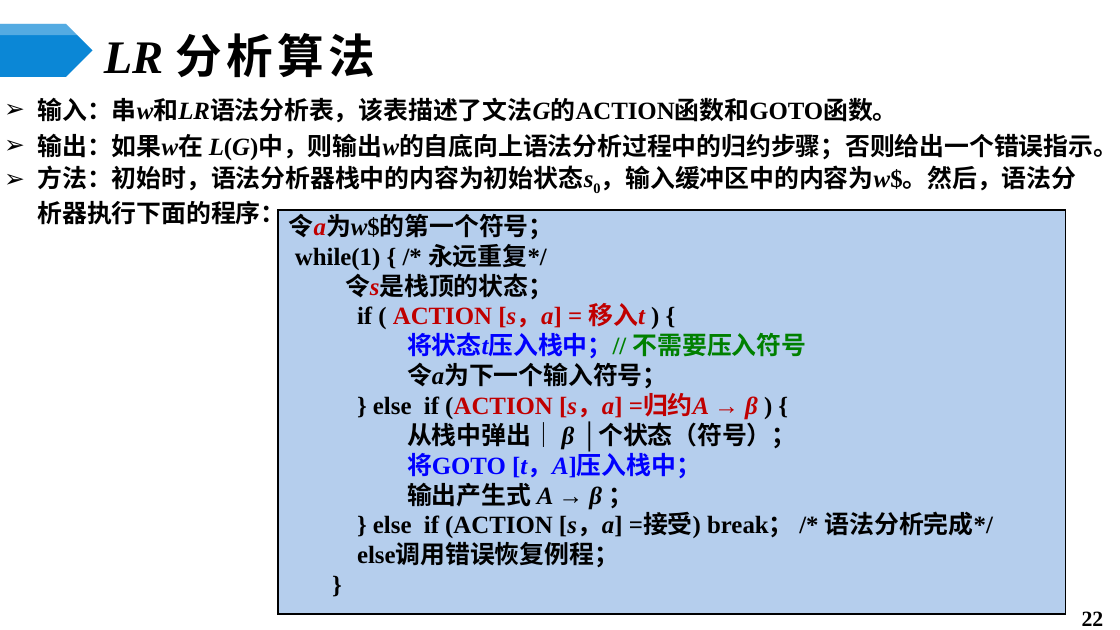
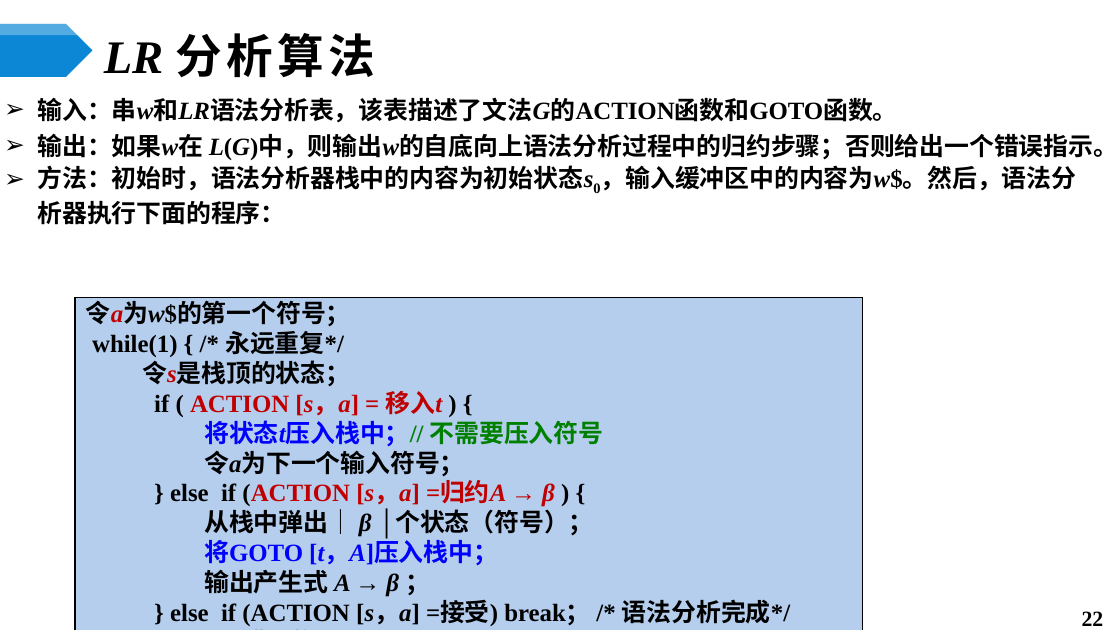
Before and after one commit to ponder-j/HIT-Compilers-Notes, a slide deck: slide 22 of ppts/第4章 语法分析2 - 自底向上1.pptx. Drawn at 1120x630 pixels with LibreOffice and Linux fonts; fonts in the diff are those of the drawing. Boxes give left, top, right and bottom in pixels: in the first picture for what was removed or moved away, otherwise in the second. Text is boxed around its words. In the diff, an @@ line names an element or a change of style, - is before the commit and + after.

Commit message:
Auto update at 2026/04/04 23:12:22

```diff
--- a/ppts/第4章 语法分析2 - 自底向上1.pptx
+++ b/ppts/第4章 语法分析2 - 自底向上1.pptx
@@ rectangle "令a为w$的第一个符号；": place and size @@
-rectangle "令a为w$的第一个符号；" at [278,211,1065,615]
+rectangle "令a为w$的第一个符号；" at [75,298,862,630]
```
